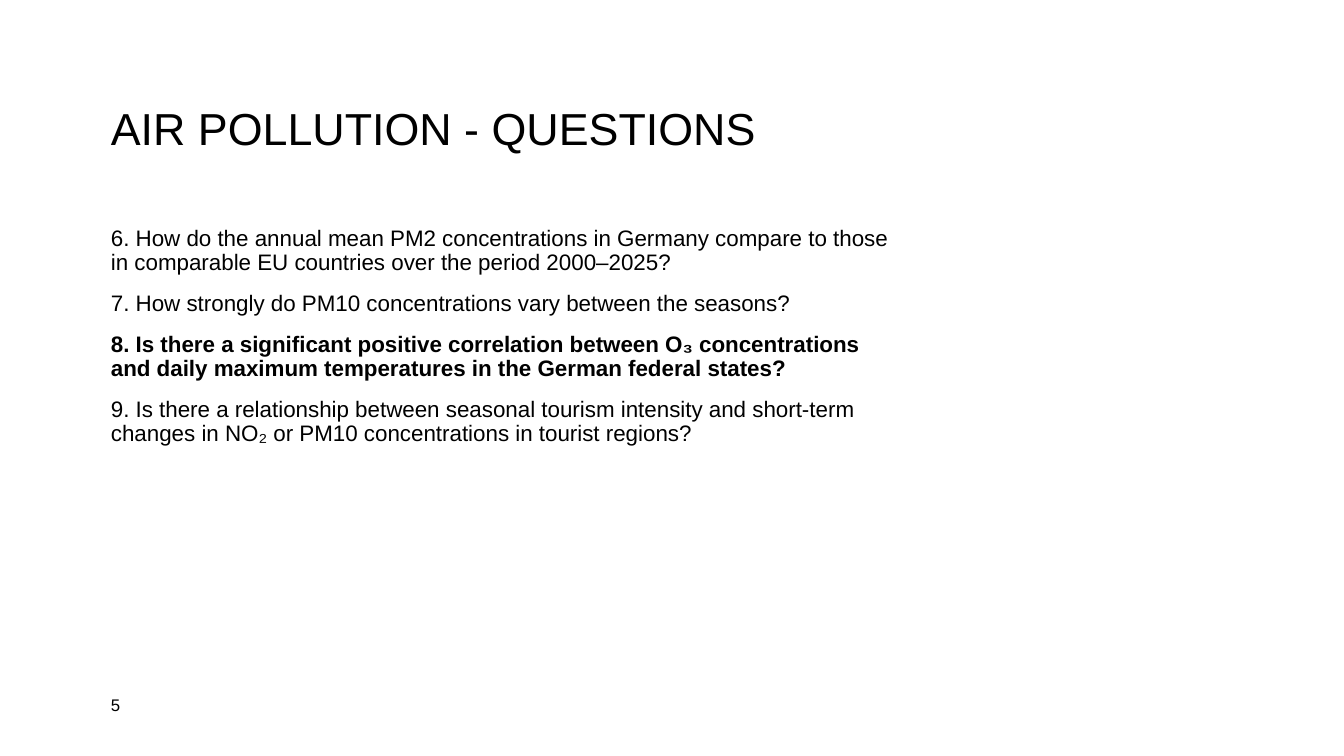
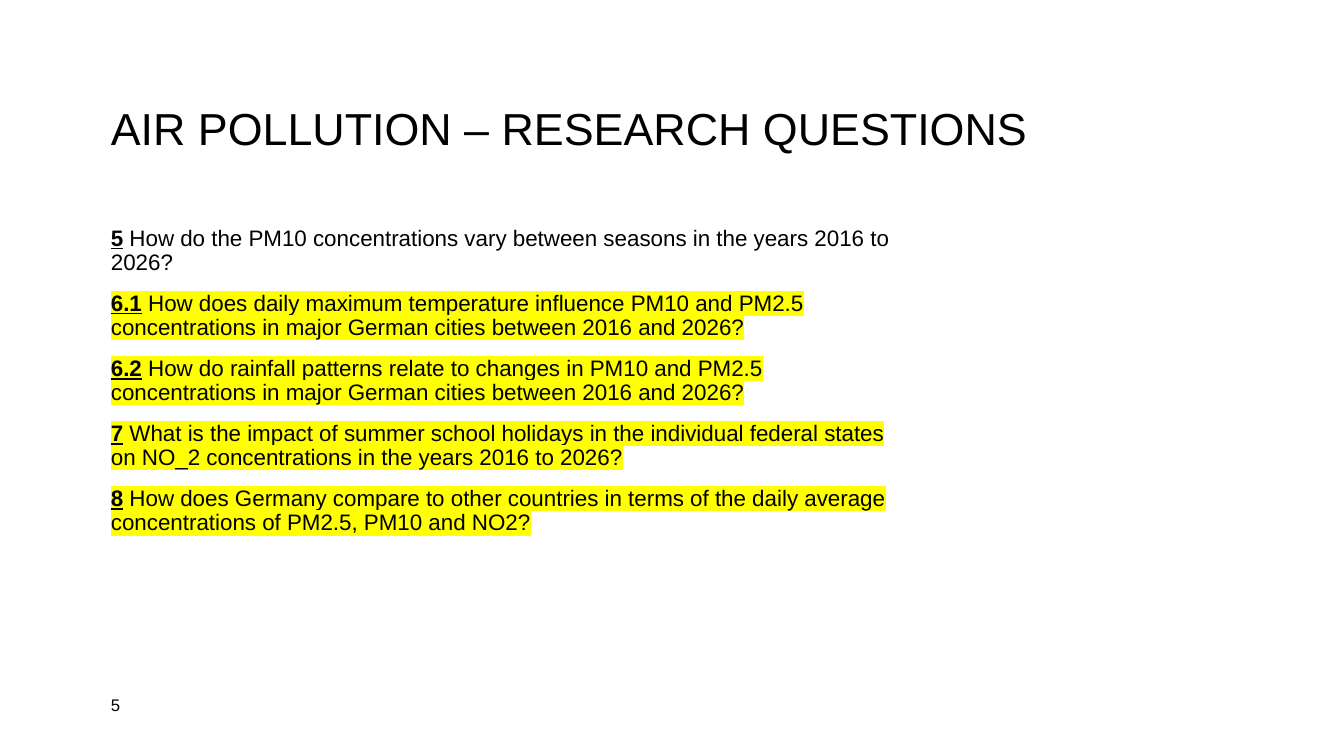
Before and after one commit to lennartklose96/DataScienceProject, a slide deck: slide 5 of Data-Science-Project2Präsi.pptx. Drawn at 1344x756 pixels with LibreOffice and Linux fonts; fonts in the diff are those of the drawing; background and template pictures are left out. Boxes give left, top, right and bottom in pixels: in the first picture for what was removed or moved away, otherwise in the second. Text is boxed around its words. In the diff, an @@ line names an element or a change of style, - is before the commit and + after.

```diff
--- a/Data-Science-Project2Präsi.pptx
+++ b/Data-Science-Project2Präsi.pptx
@@ title at (111, 113, 1027, 154): text changed @@
-AIR POLLUTION - QUESTIONS
+AIR POLLUTION – RESEARCH QUESTIONS
@@ text at (111, 229, 889, 533): text changed @@
-6. How do the annual mean PM2 concentrations in Germany compare to those in comparable EU countries over the period 2000–2025?
-7. How strongly do PM10 concentrations vary between the seasons?
-8. Is there a significant positive correlation between O₃ concentrations and daily maximum temperatures in the German federal states?
-9. Is there a relationship between seasonal tourism intensity and short-term changes in NO₂ or PM10 concentrations in tourist regions?
+5 How do the PM10 concentrations vary between seasons in the years 2016 to 2026?
+6.1 How does daily maximum temperature influence PM10 and PM2.5 concentrations in major German cities between 2016 and 2026?
+6.2 How do rainfall patterns relate to changes in PM10 and PM2.5 concentrations in major German cities between 2016 and 2026?
+7 What is the impact of summer school holidays in the individual federal states on NO_2 concentrations in the years 2016 to 2026?
+8 How does Germany compare to other countries in terms of the daily average concentrations of PM2.5, PM10 and NO2?
```
Also in this commit, not shown: 6 other slides changed, 4 slides added, 6 other files.
